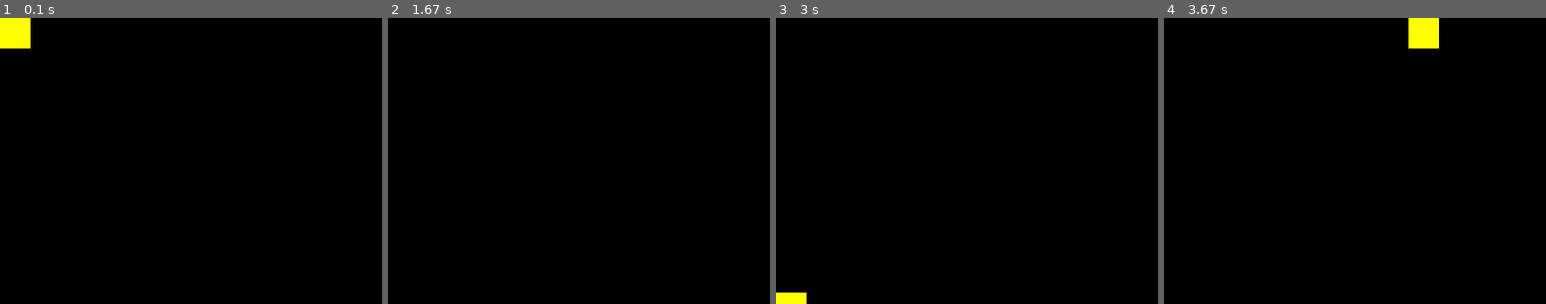
Above: before the commit, frames 1-4 (left to right).
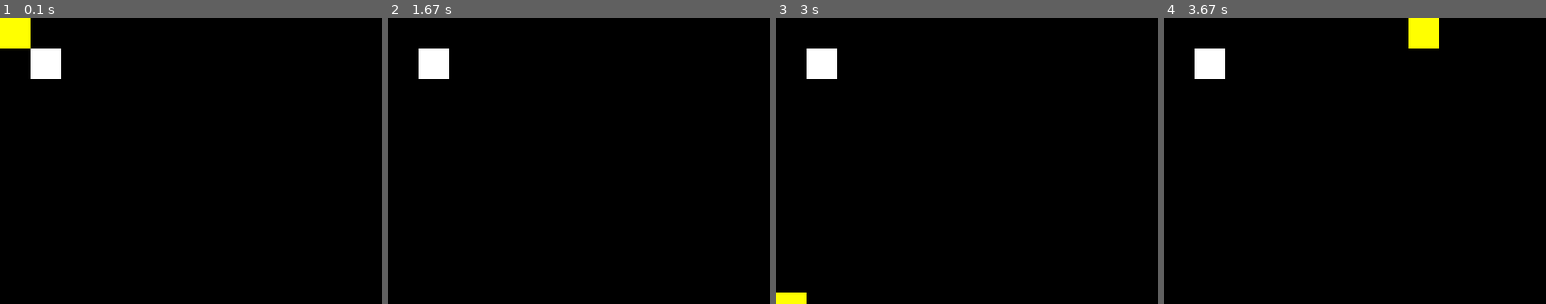
Above: after the commit, the same moments.

Repository: jsbueno/pacman_pygame
Game: pygame game, started from game.py
Same seed, same stepped clock (60 frames per second), same inputs: the game is played once before the commit and once after it.
Inputs:
- Up to frame 1 (0.1 s): no input
- Up to frame 2 (1.67 s): hold Right 0.33-0.8 s; hold Up 0.83-1.13 s; hold Right 1.17-1.63 s
- Up to frame 3 (3 s): hold Left 1.67-2.2 s; hold Down 2.23-2.53 s; hold Left 2.57-2.97 s
- Up to frame 4 (3.67 s): hold Up 3-3.37 s; hold Right from 3.4 s (still down)
The pictures show only the part of the screen within x 0-50%, y 0-50%; the shares and areas given below are measured in that part.

The runs differ from the first frame. In frame 1, 0.9% of the frame differs, in the area x 8-16%, y 10-22%; in frame 2, 0.9%; in frame 3, 0.9%; in frame 4, 0.9%.

Commit message:
Initial Map class

Diff:
--- a/game.py
+++ b/game.py
@@ -6,13 +6,42 @@
 FPS = 30
 WIDTH, HEIGHT = SIZE[0] // CELL, SIZE[1] // CELL
 
+EMPTY = " "
+WALL = "*"
+
 def init():
     pygame.init()
     global Screen
     Screen = pygame.display.set_mode(SIZE)
 
+
+class Map:
+    def __init__(self, data=None):
+        self.size = WIDTH, HEIGHT
+        self.data = data or ([EMPTY] * (WIDTH * HEIGHT))
+        if not data:
+            self.default_map_start()
+
+    def default_map_start(self):
+        self[1, 1] = WALL
+
+    def __getitem__(self, pos):
+        return self.data[pos[0] + pos[1] * self.size[0]]
+
+    def __setitem__(self, pos, value):
+        self.data[pos[0] + pos[1] * self.size[0]] = value
+
+    def draw(self):
+        for y in range(self.size[1]):
+            for x in range(self.size[0]):
+                if self[x, y] == WALL:
+                    pygame.draw.rect(Screen, (255, 255, 255), (x * CELL, y * CELL, CELL, CELL))
+
+
+
 class Character:
-    def __init__(self, initial_pos=None):
+    def __init__(self, map, initial_pos=None):
+        self.map = map
         self.ox, self.oy = self.x, self.y = initial_pos or (0,0)
         self.vx, self.vy = 0, 0
 
@@ -36,22 +65,31 @@
 
     def update(self):
         self.ox, self.oy = self.x, self.y
+        x, y = self.x, self.y
 
-        if 0 <= self.x + self.vx < WIDTH:
-            self.x += self.vx
-        if 0 <= self.y + self.vy < HEIGHT:
-            self.y += self.vy
+        x += self.vx
+        y += self.vy
+        if not (0 <= x < WIDTH) or not (0 <= y < HEIGHT):
+            return
+
+        if self.map[x, y]    != EMPTY:
+            return
+
+        self.x, self.y = x, y
+
 
     def draw(self):
-        pygame.draw.rect(Screen, (0, 0,0), (self.ox * CELL, self.oy * CELL, CELL, CELL))
+        pygame.draw.rect(Screen, (0, 0, 0), (self.ox * CELL, self.oy * CELL, CELL, CELL))
         pygame.draw.rect(Screen, (255, 255,0), (self.x * CELL, self.y * CELL, CELL, CELL))
 
 
 def main():
     clock = pygame.time.Clock()
+    game_map = Map()
 
-    character = Character()
+    character = Character(game_map)
 
+    game_map.draw()
     while True:
         for event in pygame.event.get():
             if event.type == pygame.QUIT:
